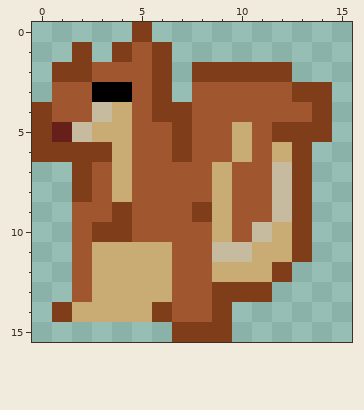
A pixel-art sprite gets an edit: combat_system/sprites/spr_squirrel/layers/3febecec-ec28-4677-b000-53da59d8ecdd/bcd799ec-19fc-4adb-b222-493ef5b5bcf2.png. The first picture shows the starting point.
The file is 64x64 pixels. The old version is drawn lined up with the new one, on the new canvas.
The result:
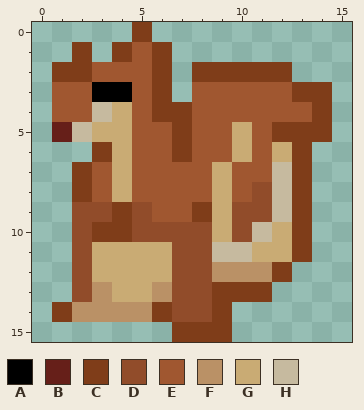
Palette (. is transparent): A #000000  B #661f19  C #7f3d19  D #914c2a  E #a05730  F #ba9166  G #c9ab74  H #c6ba9f
Edits made:
canvas 64x64 -> 16x16 (the part of the old canvas that was cut away was empty and is not shown)
The author changed colour E to colour D in row 8 at x 11; in row 9 at x 2 to 3, 5 and 10 to 11; in row 10 at x 2, 5 to 8 and 10; in rows 11 to 13 at x 2 and 7 to 8; in row 14 at x 7 to 8.
The author changed colour G to colour F in row 12 at x 9 to 11; in row 13 at x 3 and 6; in row 14 at x 2 to 5.
Colour C is removed in rows 4 to 5 at x 0; in row 6 at x 0 to 2.
Changed places in both pictures, as pixel boxes (x1, y1, x2, y2):
changed: (32, 102, 272, 322)
